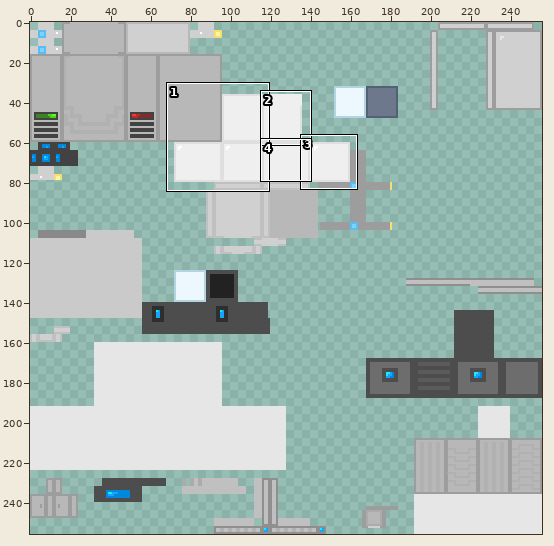
One commit to this sprite sheet: src/main/resources/assets/primalarcane/textures/models/armor/mana_armor_layer_1.png. Above, an overview of the earlier version with the close-up marked.
Close-up. The starting point:
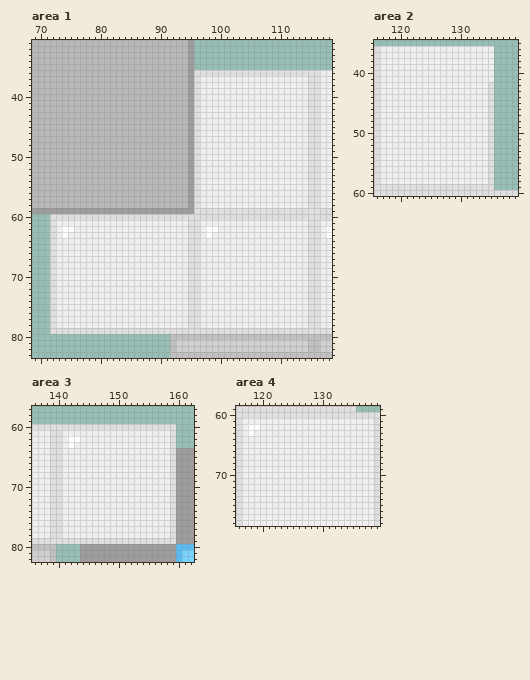
The file is 256x256 pixels. Colours within 5 levels of each other are drawn and written as one. Shown: area 1: x 69..118, y 31..83; area 2: x 116..139, y 35..60; area 3: x 136..162, y 57..82; area 4: x 116..139, y 59..78. The commit also changed other parts of the picture, which this record leaves out.
Now the later version:
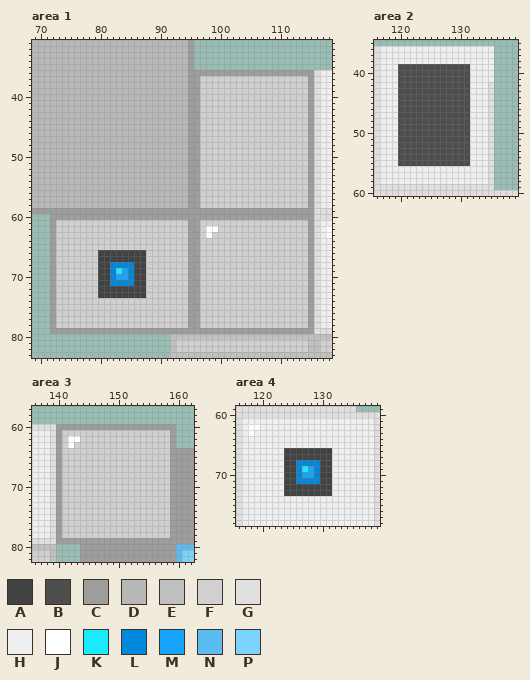
Palette (. is transparent): A #424242  B #4d4d4d  C #9d9d9d  D #b8b8b8  E #c0c0c0  F #d0d0d0  G #dfdfdf  H #efefef  J #ffffff  K #17ebfc  L #0088dd  M #17a4fc  N #5bbcf4  P #7bd4ff
Difference:
Area 1:
The author changed colour H to colour A in rows 66 to 67 at x 80 to 87; in rows 68 to 71 at x 80 to 81 and 86 to 87; in rows 72 to 73 at x 80 to 87.
The author changed colour G to colour C in row 36 at x 96 to 115; in rows 37 to 58 at x 96 and 115; in row 59 at x 96 to 115; in row 60 at x 72 to 115; in rows 61 to 78 at x 72, 95 to 96 and 115; in row 79 at x 72 to 115.
The author changed colour H to colour F in rows 37 to 58 at x 97 to 114; in row 61 at x 73 to 94 and 97 to 114; in row 62 at x 73, 76 to 94, 97 and 100 to 114; in row 63 at x 73, 75 to 94, 97 and 99 to 114; in rows 64 to 65 at x 73 to 94 and 97 to 114; in rows 66 to 73 at x 73 to 79, 88 to 94 and 97 to 114.
The author changed colour H to colour F in rows 74 to 78 at x 73 to 94 and 97 to 114.
The author changed colour J to colour F in row 62 at x 74 to 75; in row 63 at x 74.
The author changed colour H to colour K in row 69 at x 83.
The author changed colour H to colour L in row 68 at x 82 to 85; in rows 69 to 70 at x 82 and 85; in row 71 at x 82 to 85.
The author changed colour H to colour M in row 69 at x 84; in row 70 at x 83 to 84.
Area 2:
The author changed colour H to colour B in rows 39 to 55 at x 120 to 131.
Area 3:
The author changed colour G to colour C in row 60 at x 140 to 159; in rows 61 to 78 at x 140 and 159; in row 79 at x 140 to 159.
The author changed colour H to colour F in row 61 at x 141 to 158; in row 62 at x 141 and 144 to 158; in row 63 at x 141 and 143 to 158; in rows 64 to 78 at x 141 to 158.
Area 4:
The author changed colour H to colour A in rows 66 to 67 at x 124 to 131; in rows 68 to 71 at x 124 to 125 and 130 to 131; in rows 72 to 73 at x 124 to 131.
The author changed colour H to colour K in row 69 at x 127.
The author changed colour H to colour L in row 68 at x 126 to 129; in rows 69 to 70 at x 126 and 129; in row 71 at x 126 to 129.
The author changed colour H to colour M in row 69 at x 128; in row 70 at x 127 to 128.
Where, in picture pixels (left, top, right, bottom), the same in both close-ups:
changed: (50, 70, 314, 334)
changed: (398, 64, 470, 166)
changed: (56, 424, 176, 544)
changed: (284, 448, 332, 496)
